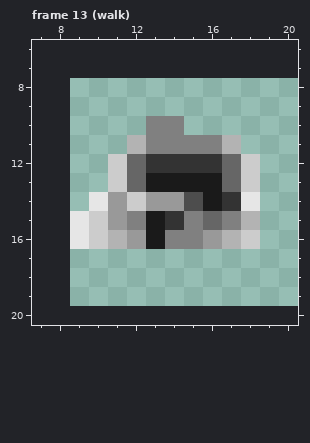
Pixel-art file: Runtime/Visuals/Characters/ParametricMan.ase. This is how it looked before the edit.
12x12 pixels, 13 frames. Shown: frame 13 (walk): x 7..20, y 6..20. The old version is drawn lined up with the new one, on the new canvas. The commit also changed other frames, which this record leaves out.
The same view after the edit:
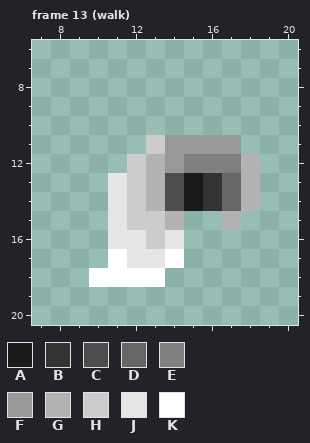
Palette (. is transparent): A #1a1a1a  B #333333  C #4d4d4d  D #666666  E #808080  F #999999  G #b3b3b3  H #cccccc  J #e6e6e6  K #ffffff
Changes in this commit:
canvas 12x12 -> 32x32, the old top-left corner now at 9,8
Changed rows in their new state; - is an unchanged pixel.
Frame 13 (walk):
first column x 9:
10 ----..----
11 ---.HFFFF-
12 --.HGFEEEG
13 --JHGC-B-G
14 -.J-GCABDG
15 ..JHHG..G.
16 ..JJHJ....
17 --KJJK----
18 -KKKK-----
Pixel boxes of the changes (left, top, right, bottom) in both pictures:
changed: (70, 116, 260, 287)
